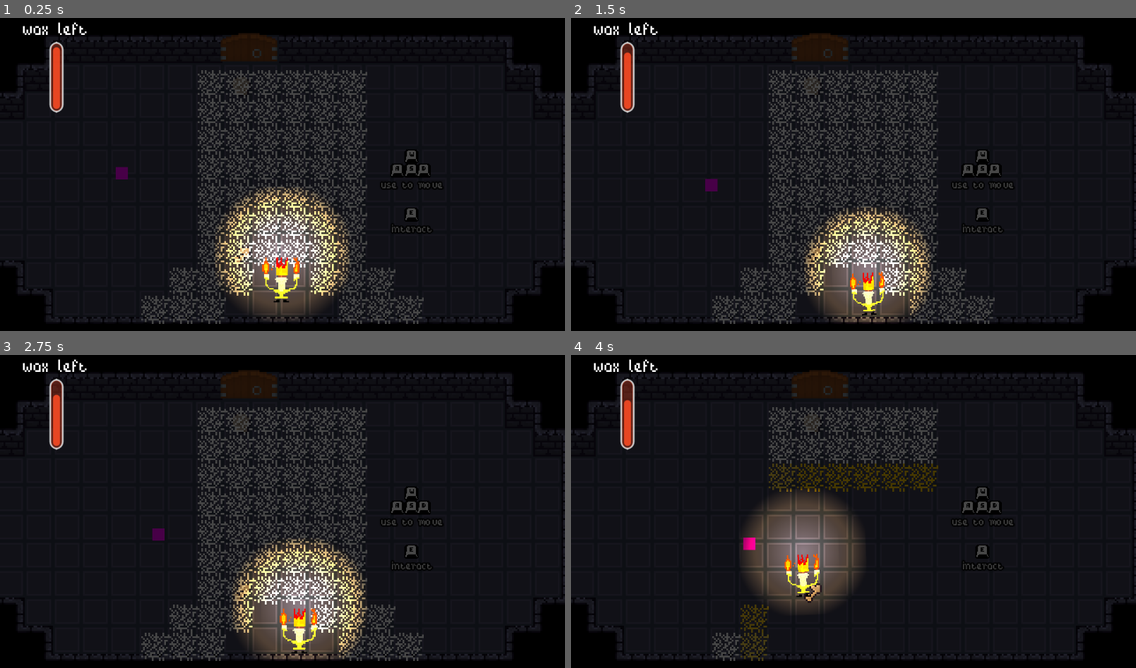
Above: before the commit, frames 1-4 (two rows, left to right).
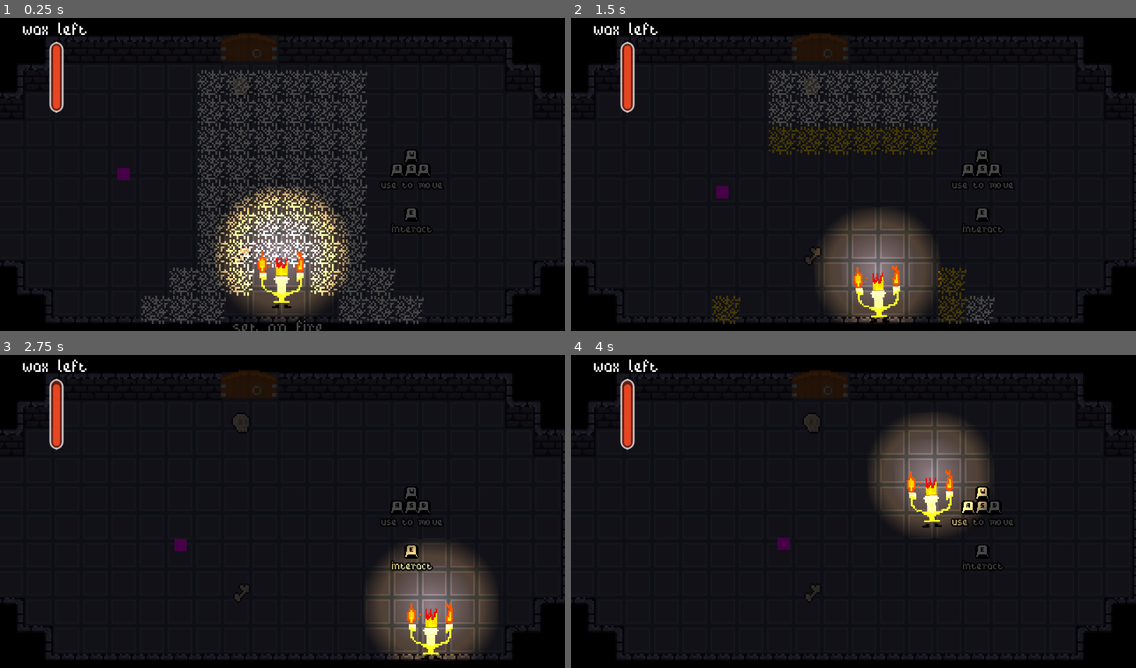
Above: after the commit, the same moments.

Repository: pinkytoefoo/candle
Game: Godot game, scene res://dungeons/dungeon_tutorial.tscn
Same seed, same stepped clock (60 frames per second), same inputs: the game is played once before the commit and once after it.
Inputs (mouse positions are in pixels of both pictures, inside the frame that each line leads up to):
- Up to frame 1 (0.25 s): no input
- Up to frame 2 (1.5 s): move the mouse to (977, 155) at 0.52 s; hold D (right) 0.53-1.28 s; hold E (interact) 0.53-1.28 s; move the mouse to (740, 187) at 1.27 s; hold S (down) from 1.28 s (still down); tap Mouse wheel down (scroll_down) at 1.35 s
- Up to frame 3 (2.75 s): move the mouse to (339, 439) at 2.02 s; release S (down) at 2.03 s; hold D (right) from 2.03 s (still down); tap Mouse wheel up (scroll_up) at 2.1 s
- Up to frame 4 (4 s): move the mouse to (825, 574) at 2.77 s; release D (right) at 2.78 s; hold W (up) 2.78-3.53 s; tap E (interact) at 2.85 s; move the mouse to (1023, 558) at 3.52 s; hold A (left) from 3.53 s (still down); tap Mouse wheel down (scroll_down) at 3.6 s

The runs differ from the first frame. In frame 1, 0.7% of the frame differs, in the area x 9-57%, y 8-100%; in frame 2, 9.8%; in frame 3, 22%, in the area x 9-88%, y 9-98%; in frame 4, 15%.

Commit message:
Fixed collision, knockback, damage to all function properly, flame sprite scales not whole model

Diff:
--- a/entities/enemy/enemy_test.gd
+++ b/entities/enemy/enemy_test.gd
@@ -1,14 +1,16 @@
 extends CharacterBody2D
 
-@onready var target = $"../Player"
+@onready var target =$"../Player"
 
-var speed = 10
+var speed = 15
 var distance
 var direction
 var radius
+func _ready():
+	add_to_group("enemies")
 
 func _physics_process(delta: float) -> void:
-	radius = 24.0 * target.heat_scale
+	radius = 35.0 * target.heat_scale
 	distance = global_position.distance_to(target.global_position)
 	direction = (target.global_position - global_position).normalized()
 
@@ -20,8 +22,3 @@
 		velocity=Vector2.ZERO
 
 	move_and_slide()
-	for i in get_slide_collision_count():
-		var obj=get_slide_collision(i).get_collider()
-		print(obj)
-		if obj is Player:
-			target.take_damage(global_position)
--- a/entities/player/player.gd
+++ b/entities/player/player.gd
@@ -7,6 +7,7 @@
 #@export var cha
 @export var wax_bar: ProgressBar
 @export var candle: Sprite2D
+@export var flame: Sprite2D
 @export_group("")
 
 @export_group("Feel")
@@ -40,10 +41,16 @@
 
 	_handle_animations(delta)
 
-	wax -= delta*heat_scale
+	wax -= .1*delta*heat_scale
 	velocity = input_dir.normalized() * speed+knockback
 
 	move_and_slide()
+	for i in range(get_slide_collision_count()):
+		var collision = get_slide_collision(i)
+		var body = collision.get_collider()
+		if body != null and body.is_in_group("enemies"):
+			take_damage(body.global_position)
+
 	knockback=lerp(knockback,Vector2.ZERO, 0.1)
 	if wax<=0.0:
 		SceneManager.reload_current_scene()
@@ -58,8 +65,8 @@
 
 func _update_wax_ui() -> void:
 	wax_bar.value = wax
-	candle.scale=Vector2.ONE*heat_scale
+	flame.scale=Vector2.ONE*heat_scale
 
 func take_damage(enemypos)->void:
-	wax-=10
-	knockback=(enemypos.direction_to(global_position))*100
+	wax-=3
+	knockback=(enemypos.direction_to(global_position))*400
--- a/entities/player/player.tscn
+++ b/entities/player/player.tscn
@@ -3,18 +3,9 @@
 [ext_resource type="Script" uid="uid://dwnpt2qetfg5n" path="res://entities/player/player.gd" id="1_onrkg"]
 [ext_resource type="Texture2D" uid="uid://gea08171rbgt" path="res://candle.png" id="2_8fjmc"]
 [ext_resource type="Texture2D" uid="uid://vefcmwiyg36d" path="res://assets/player/idle.png" id="2_hqtel"]
-[ext_resource type="PackedScene" uid="uid://dv2qbdkw73nd2" path="res://entities/player/candle.tscn" id="3_bls4j"]
 [ext_resource type="Texture2D" uid="uid://c2ali7awfi8r6" path="res://assets/player/walk.png" id="3_fkugw"]
 [ext_resource type="Script" uid="uid://do62qi0qqux4w" path="res://entities/player/interact_component.gd" id="6_8fjmc"]
-
-[sub_resource type="Gradient" id="Gradient_urp6f"]
-offsets = PackedFloat32Array(0, 0.5377358, 0.7590361)
-colors = PackedColorArray(1, 1, 1, 1, 1, 0.76862746, 0.36862746, 1, 0, 0, 0, 1)
-
-[sub_resource type="GradientTexture2D" id="GradientTexture2D_qiwj3"]
-gradient = SubResource("Gradient_urp6f")
-fill = 1
-fill_from = Vector2(0.5, 0.5)
+[ext_resource type="Texture2D" uid="uid://f6hp80w8i03h" path="res://flame.png" id="6_qiwj3"]
 
 [sub_resource type="Gradient" id="Gradient_bls4j"]
 colors = PackedColorArray(1, 0.76862746, 0.36862746, 1, 0, 0, 0, 1)
@@ -27,6 +18,15 @@
 fill_from = Vector2(0.5, 0.5)
 fill_to = Vector2(0.8, 0)
 
+[sub_resource type="Gradient" id="Gradient_urp6f"]
+offsets = PackedFloat32Array(0, 0.5377358, 0.7590361)
+colors = PackedColorArray(1, 1, 1, 1, 1, 0.76862746, 0.36862746, 1, 0, 0, 0, 1)
+
+[sub_resource type="GradientTexture2D" id="GradientTexture2D_qiwj3"]
+gradient = SubResource("Gradient_urp6f")
+fill = 1
+fill_from = Vector2(0.5, 0.5)
+
 [sub_resource type="AtlasTexture" id="AtlasTexture_nvl01"]
 atlas = ExtResource("2_hqtel")
 region = Rect2(0, 64, 32, 32)
@@ -186,8 +186,7 @@
 "speed": 5.0
 }]
 
-[sub_resource type="CircleShape2D" id="CircleShape2D_as7xp"]
-radius = 8.0
+[sub_resource type="RectangleShape2D" id="RectangleShape2D_bectd"]
 
 [sub_resource type="StyleBoxFlat" id="StyleBoxFlat_bls4j"]
 content_margin_left = 2.0
@@ -221,38 +220,38 @@
 corner_radius_bottom_left = 6
 corner_detail = 6
 
-[sub_resource type="CircleShape2D" id="CircleShape2D_qiwj3"]
-radius = 9.0
-
-[node name="Player" type="CharacterBody2D" unique_id=2055169610 node_paths=PackedStringArray("wax_bar", "candle")]
+[sub_resource type="RectangleShape2D" id="RectangleShape2D_8fjmc"]
+
+[node name="Player" type="CharacterBody2D" unique_id=2055169610 node_paths=PackedStringArray("wax_bar", "candle", "flame")]
 script = ExtResource("1_onrkg")
 wax_bar = NodePath("CanvasLayer/ProgressBar")
 candle = NodePath("Sprite2D")
+flame = NodePath("Sprite2D/Flame")
 
 [node name="Sprite2D" type="Sprite2D" parent="." unique_id=1626753434]
 texture = ExtResource("2_8fjmc")
 
-[node name="PointLight2D" type="PointLight2D" parent="Sprite2D" unique_id=2040818047]
+[node name="Flame" type="Sprite2D" parent="Sprite2D" unique_id=2029846833]
+texture = ExtResource("6_qiwj3")
+
+[node name="HeatRadius" type="PointLight2D" parent="Sprite2D/Flame" unique_id=422066053]
+position = Vector2(1, -18)
+texture = SubResource("GradientTexture2D_26q78")
+
+[node name="PointLight2D" type="PointLight2D" parent="Sprite2D/Flame" unique_id=2040818047]
 position = Vector2(1, -18)
 scale = Vector2(1.5, 1.5)
 texture = SubResource("GradientTexture2D_qiwj3")
-
-[node name="HeatRadius" type="PointLight2D" parent="Sprite2D" unique_id=422066053]
-position = Vector2(1, -18)
-texture = SubResource("GradientTexture2D_26q78")
 
 [node name="AnimatedSprite2D" type="AnimatedSprite2D" parent="." unique_id=1614031693]
 visible = false
 sprite_frames = SubResource("SpriteFrames_as7xp")
 animation = &"run_back"
 
-[node name="Candle" parent="." unique_id=1539455841 instance=ExtResource("3_bls4j")]
-visible = false
-position = Vector2(0, 9)
-
 [node name="CollisionShape2D" type="CollisionShape2D" parent="." unique_id=67508322]
-position = Vector2(0, 5)
-shape = SubResource("CircleShape2D_as7xp")
+position = Vector2(0, 3.305)
+scale = Vector2(1.25, 0.95)
+shape = SubResource("RectangleShape2D_bectd")
 
 [node name="CanvasLayer" type="CanvasLayer" parent="." unique_id=1569204063]
 
@@ -288,8 +287,9 @@
 collision_mask = 4
 
 [node name="CollisionShape2D" type="CollisionShape2D" parent="InteractComponent/Area2D" unique_id=655452710]
-position = Vector2(0, 5)
-shape = SubResource("CircleShape2D_qiwj3")
+position = Vector2(0, 3.58)
+scale = Vector2(1.285, 1.04)
+shape = SubResource("RectangleShape2D_8fjmc")
 
 [node name="Label" type="Label" parent="InteractComponent" unique_id=834844628]
 z_index = 102
Binary file changed: candle.png
Binary file added: flame.png
Not shown, added: flame.png.import
